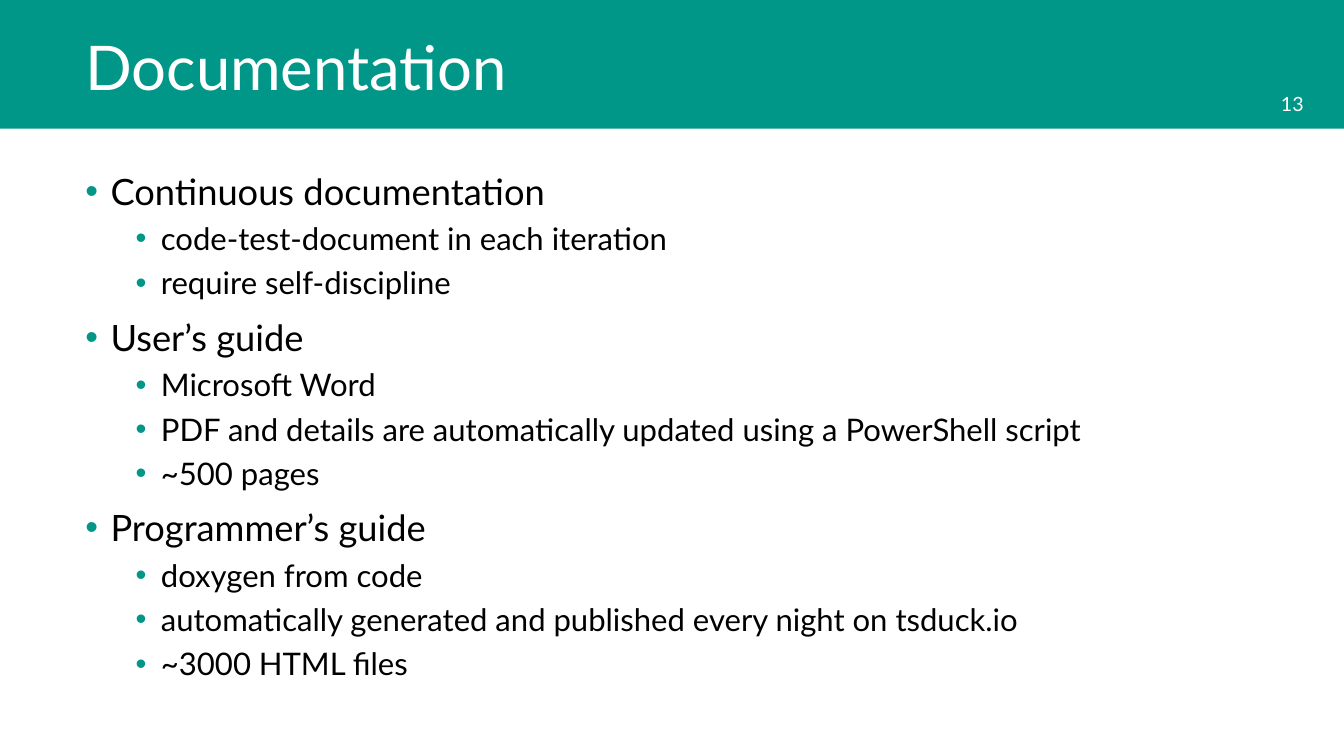
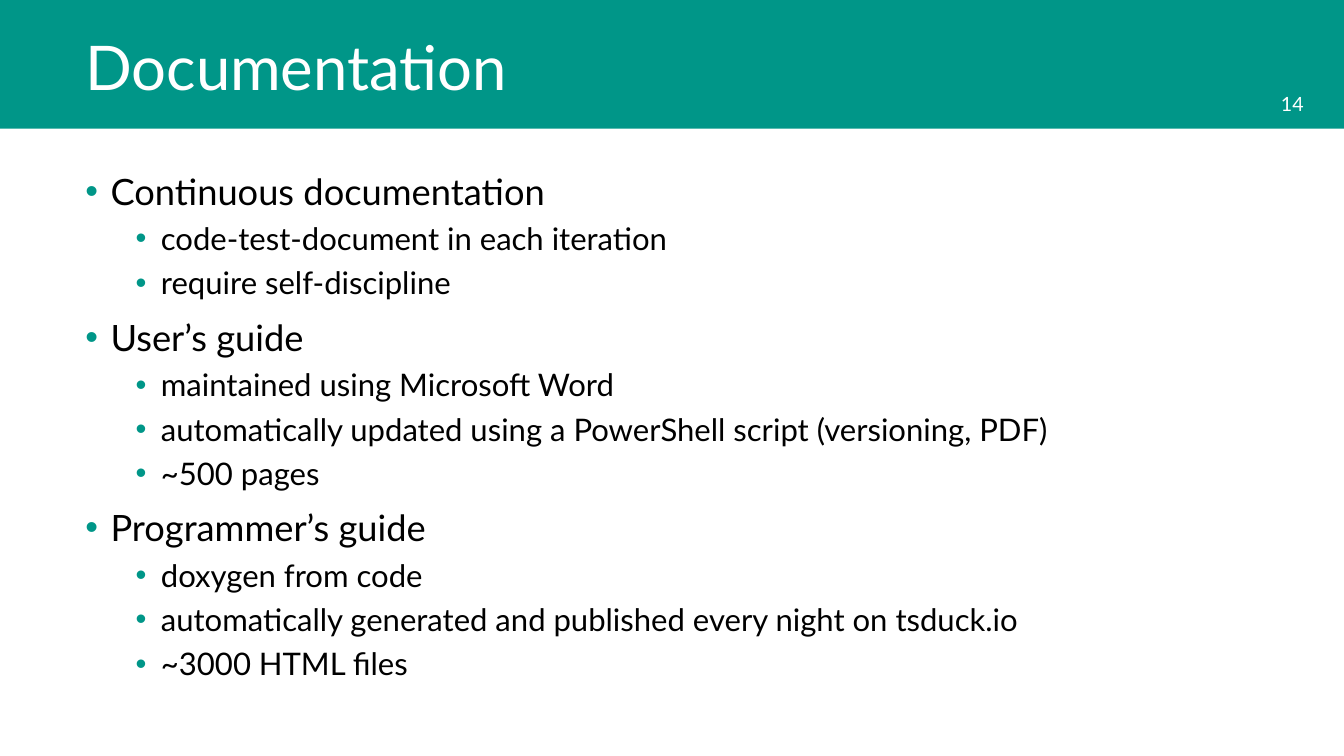
Before and after one commit to tsduck/tsduck, a slide deck: slide 14 of doc/tsduck-project.pptx (slide 13 before the commit). Drawn at 1344x756 pixels with LibreOffice and Linux fonts; fonts in the diff are those of the drawing; background and template pictures are left out. Boxes give left, top, right and bottom in pixels: in the first picture for what was removed or moved away, otherwise in the second. Text is boxed around its words. In the diff, an @@ line names an element or a change of style, - is before the commit and + after.

```diff
--- a/doc/tsduck-project.pptx
+++ b/doc/tsduck-project.pptx
@@ page number at (x1=1281, y1=97, x2=1304, y2=111): text changed @@
-13
+14
@@ text at (x1=161, y1=373, x2=1047, y2=446): text changed @@
-  • Microsoft Word
-  • PDF and details are automatically updated using a PowerShell script
+  • maintained using Microsoft Word
+  • automatically updated using a PowerShell script (versioning, PDF)
```
Also in this commit, not shown: 3 other slides changed, 1 slide added, 3 other files.
